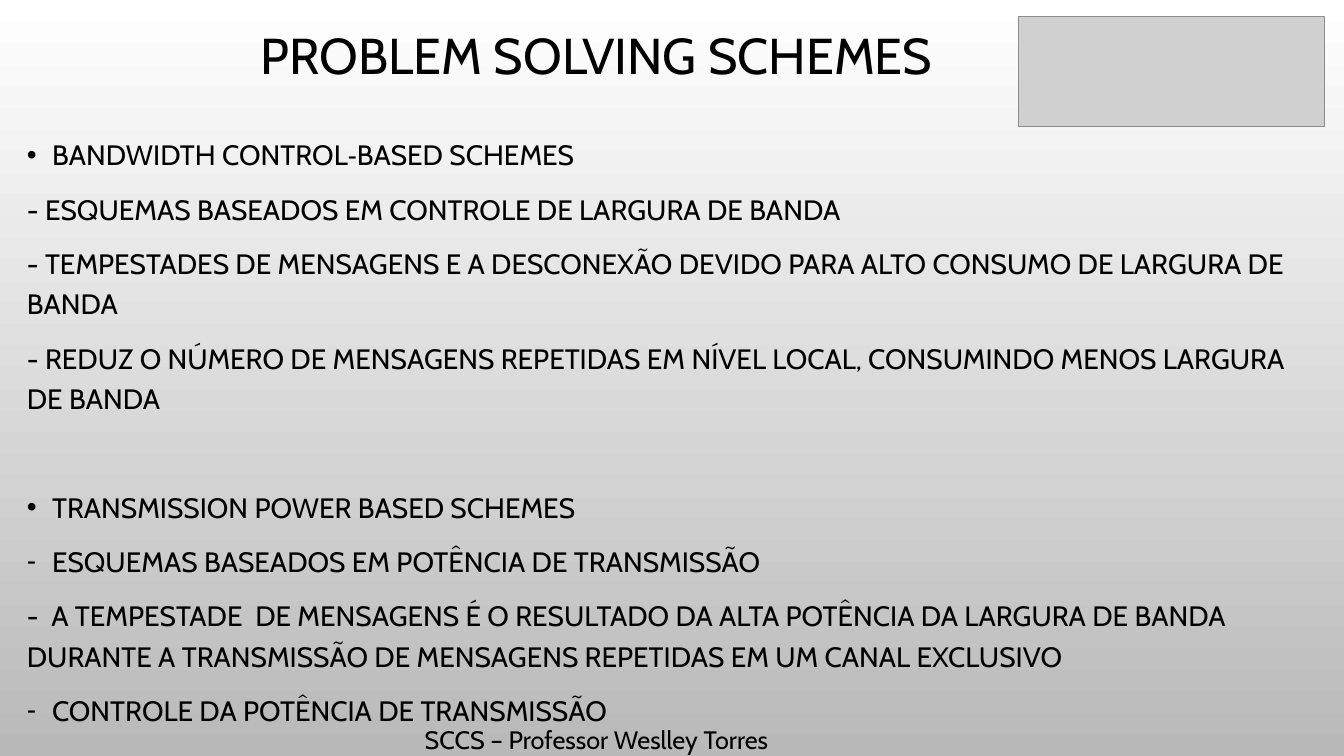
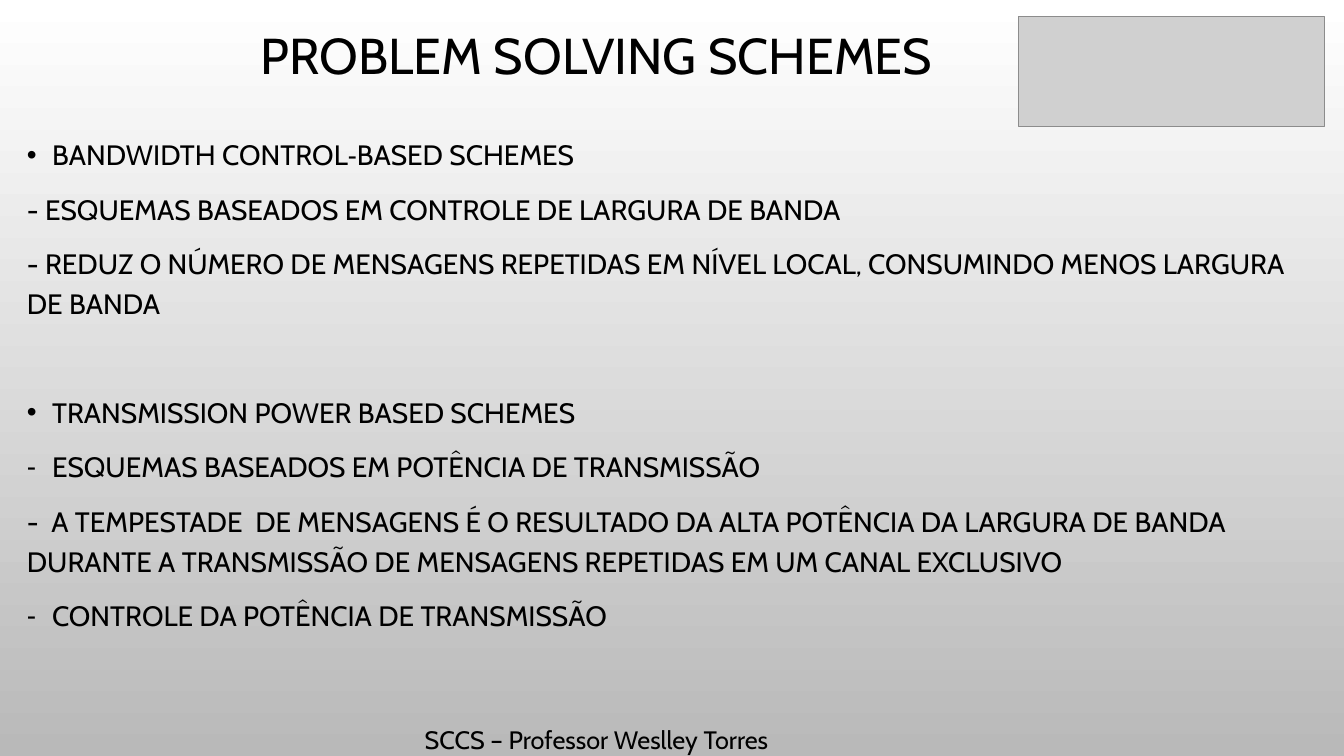
Before and after one commit to Massatoshi/SCCS-Trabalho, a slide deck: slide 11 of PPTS/VANET-Explicações.pptx. Drawn at 1344x756 pixels with LibreOffice and Linux fonts; fonts in the diff are those of the drawing; grey boxes stand for pictures; background and template pictures are left out. Boxes give left, top, right and bottom in pixels: in the first picture for what was removed or moved away, otherwise in the second. Text is boxed around its words. In the diff, an @@ line names an element or a change of style, - is before the commit and + after.

```diff
--- a/PPTS/VANET-Explicações.pptx
+++ b/PPTS/VANET-Explicações.pptx
@@ text at [27, 250, 1284, 314]: paragraph removed @@
-- TEMPESTADES DE MENSAGENS E A DESCONEXÃO DEVIDO PARA ALTO CONSUMO DE LARGURA DE BANDA
```
Also in this commit, not shown: 1 other slide changed, 2 slides added, 1 other file.
